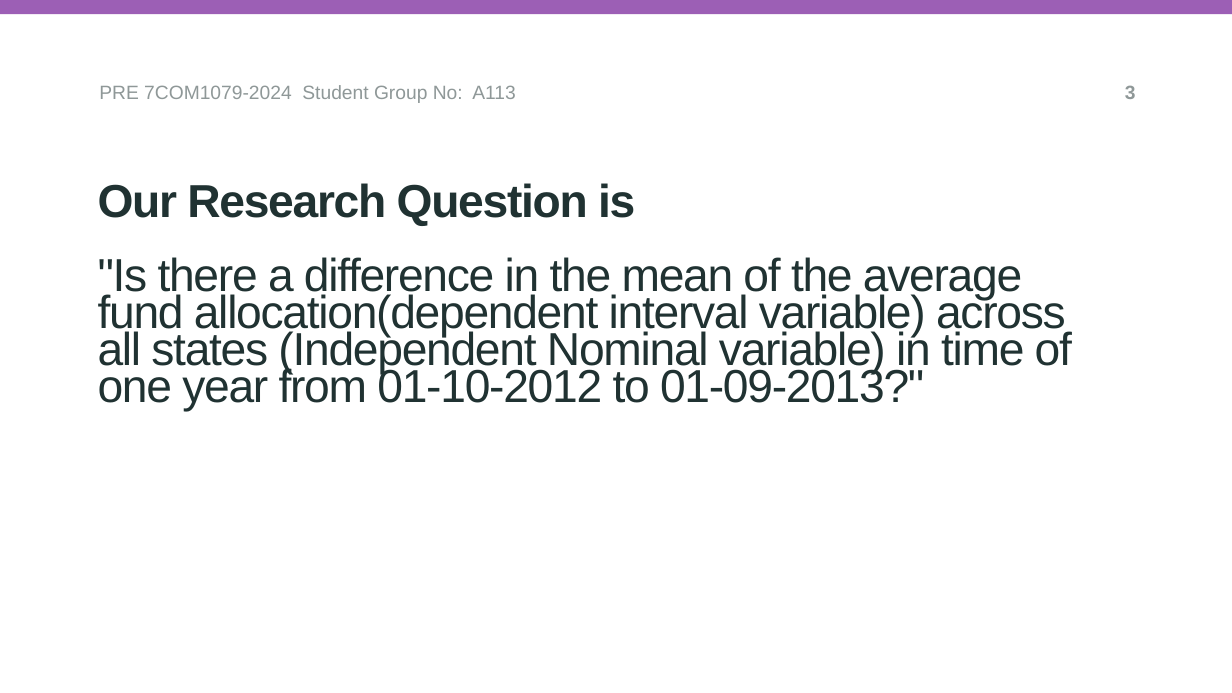
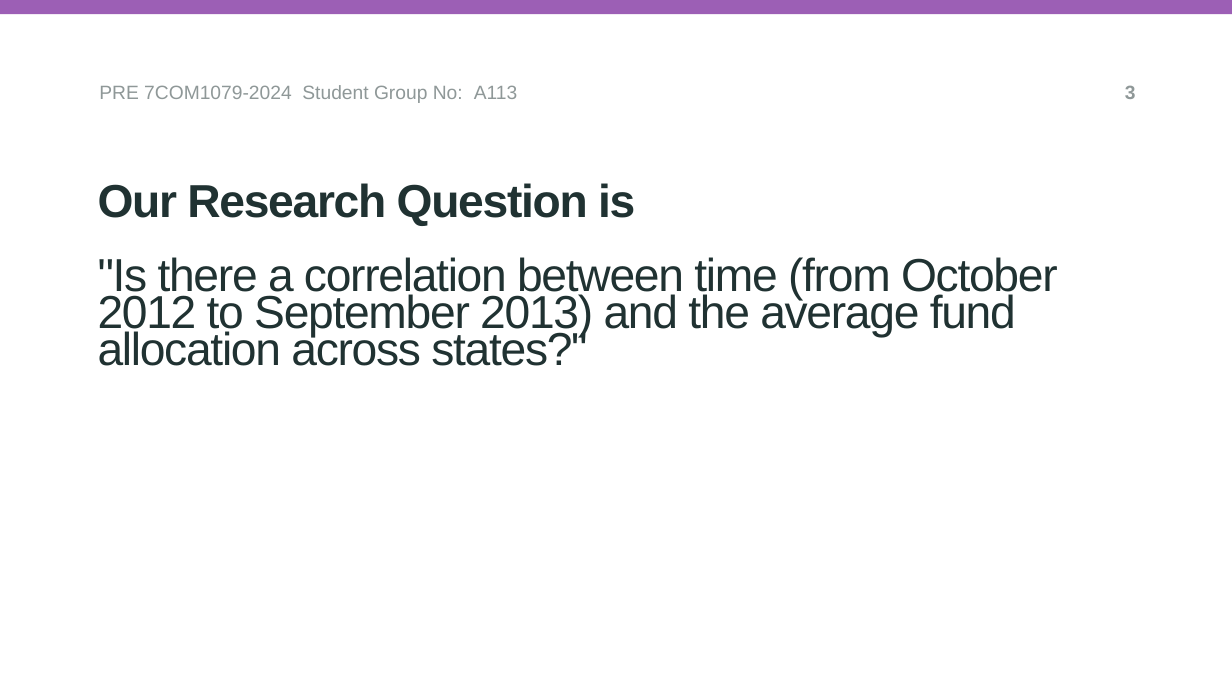
Before and after one commit to DeepakKhokhar1302/A113_Team_Research_Project, a slide deck: slide 3 of research_question_presentation_A113.pptx. Drawn at 1232x693 pixels with LibreOffice and Linux fonts; fonts in the diff are those of the drawing; background and template pictures are left out. Boxes give left, top, right and bottom in pixels: in the first picture for what was removed or moved away, otherwise in the second. Text is boxed around its words. In the diff, an @@ line names an element or a change of style, - is before the commit and + after.

```diff
--- a/research_question_presentation_A113.pptx
+++ b/research_question_presentation_A113.pptx
@@ subtitle at bbox=[98, 257, 1058, 366]: text changed @@
-"Is there a difference in the mean of the average fund allocation(dependent interval variable) across all states (Independent Nominal variable) in time of one year from 01-10-2012 to 01-09-2013?"
+"Is there a correlation between time (from October 2012 to September 2013) and the average fund allocation across states?"
```
Also in this commit, not shown: 2 other slides changed, 1 other file.
